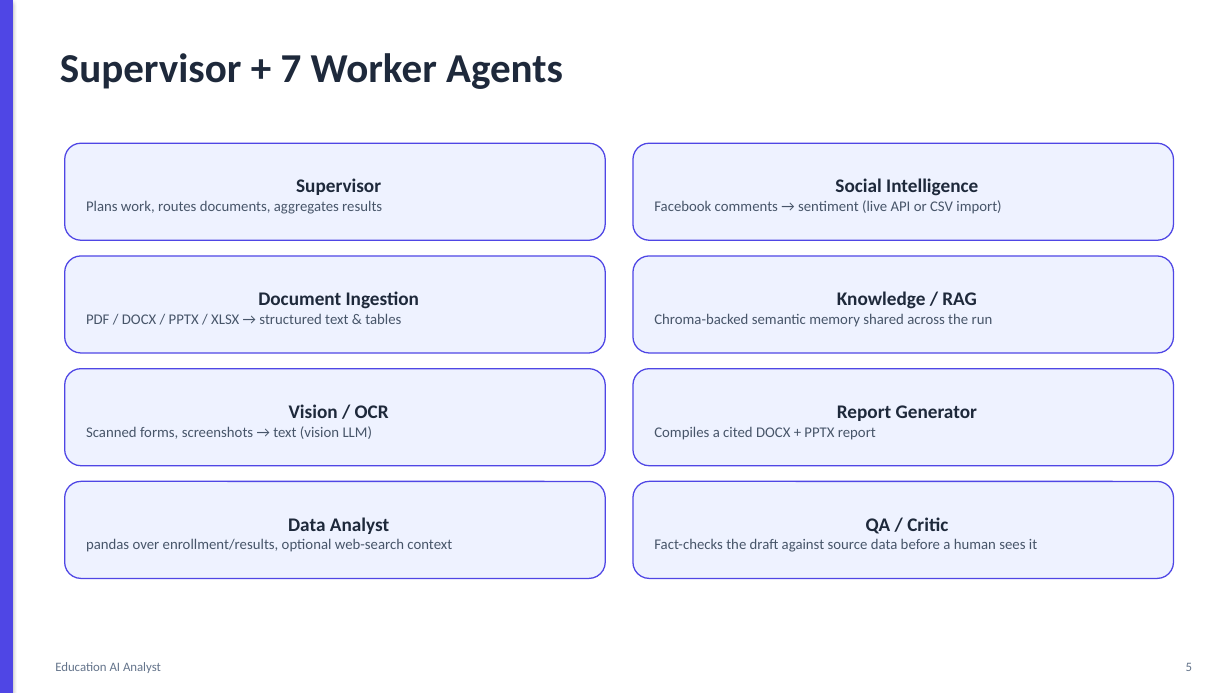
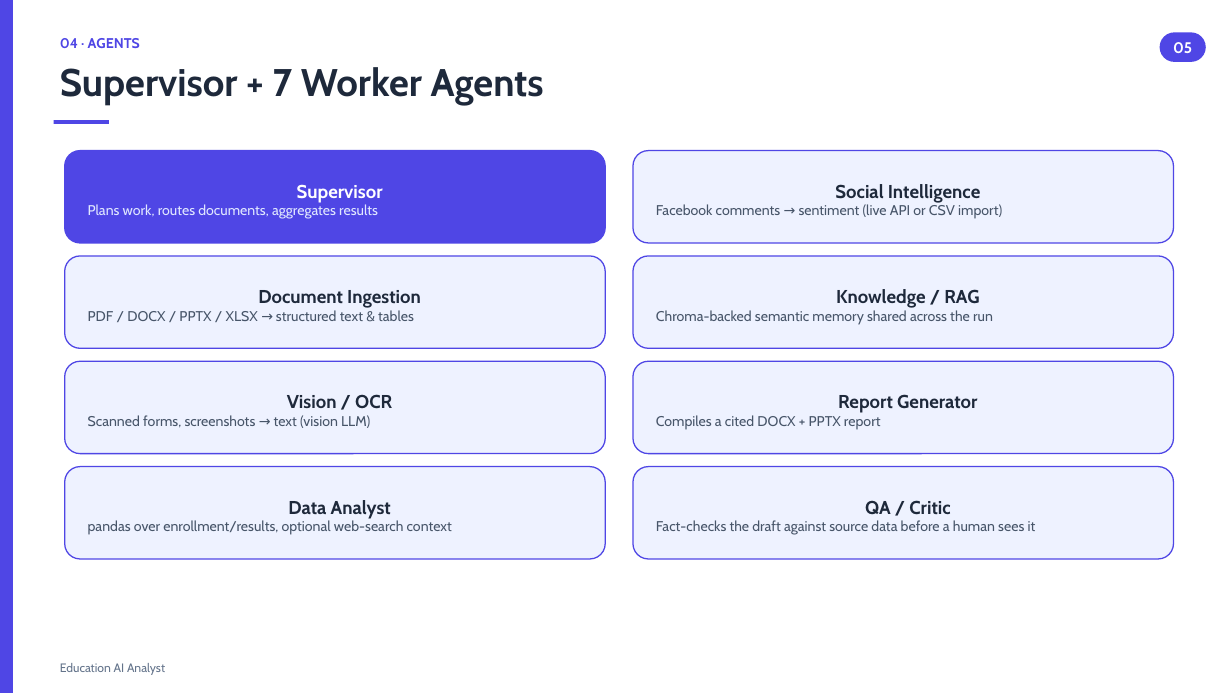
Before and after one commit to sumaiyaSultanaTarin/Education-AI-Analyst, a slide deck: slide 5 of docs/presentation-slides.pptx. Drawn at 1232x693 pixels with LibreOffice and Linux fonts; fonts in the diff are those of the drawing. Boxes give left, top, right and bottom in pixels: in the first picture for what was removed or moved away, otherwise in the second. Text is boxed around its words. In the diff, an @@ line names an element or a change of style, - is before the commit and + after.

```diff
--- a/docs/presentation-slides.pptx
+++ b/docs/presentation-slides.pptx
@@ rectangle at bbox=[0, 0, 13, 693]: shadow off @@
@@ text "Supervisor + 7 Worker Agents": place and size @@
-text "Supervisor + 7 Worker Agents" at bbox=[60, 53, 563, 89]
+text "Supervisor + 7 Worker Agents" at bbox=[60, 67, 544, 105]
@@ text "Supervisor + 7 Worker Agents" at bbox=[60, 67, 544, 105]: size 32 to 30 pt, font Calibri to Cabin @@
@@ text added at bbox=[60, 38, 140, 48], 11 pt, text #4F46E5, bold @@
+04 · AGENTS
@@ rounded rectangle added at bbox=[1160, 32, 1206, 62], fill #4F46E5, 12 pt, text #FFFFFF, bold @@
+05
@@ rectangle added at bbox=[54, 120, 109, 124], fill #4F46E5 @@
@@ rounded rectangle "Supervisor": place and size @@
-rounded rectangle "Supervisor" at bbox=[65, 143, 605, 240]
+rounded rectangle "Supervisor" at bbox=[65, 151, 605, 243]
@@ rounded rectangle "Supervisor" at bbox=[65, 151, 605, 243]: size 15 to 14.5 pt, text colour #1E293B to #FFFFFF in "Supervisor"; font Calibri to Cabin; size 11.5 to 11 pt, text colour #475569 to #E0E7FF in "Plans work, routes documents, aggregates results"; fill #EEF2FF to #4F46E5 @@
@@ rounded rectangle "Social Intelligence": place and size @@
-rounded rectangle "Social Intelligence" at bbox=[633, 143, 1174, 240]
+rounded rectangle "Social Intelligence" at bbox=[633, 151, 1174, 243]
@@ rounded rectangle "Social Intelligence" at bbox=[633, 151, 1174, 243]: size 15 to 14.5 pt in "Social Intelligence"; font Calibri to Cabin; size 11.5 to 11 pt in "Facebook comments → sentiment (live API or ..." @@
@@ rounded rectangle "Document Ingestion": place and size @@
-rounded rectangle "Document Ingestion" at bbox=[65, 256, 605, 353]
+rounded rectangle "Document Ingestion" at bbox=[65, 256, 605, 348]
@@ rounded rectangle "Document Ingestion" at bbox=[65, 256, 605, 348]: size 15 to 14.5 pt in "Document Ingestion"; font Calibri to Cabin; size 11.5 to 11 pt in "PDF / DOCX / PPTX / XLSX ..." @@
@@ rounded rectangle "Knowledge / RAG": place and size @@
-rounded rectangle "Knowledge / RAG" at bbox=[633, 256, 1174, 353]
+rounded rectangle "Knowledge / RAG" at bbox=[633, 256, 1174, 348]
@@ rounded rectangle "Knowledge / RAG" at bbox=[633, 256, 1174, 348]: size 15 to 14.5 pt in "Knowledge / RAG"; font Calibri to Cabin; size 11.5 to 11 pt in "Chroma-backed semantic memory shared across the run" @@
@@ rounded rectangle "Vision / OCR": place and size @@
-rounded rectangle "Vision / OCR" at bbox=[65, 369, 605, 466]
+rounded rectangle "Vision / OCR" at bbox=[65, 361, 605, 454]
@@ rounded rectangle "Vision / OCR" at bbox=[65, 361, 605, 454]: size 15 to 14.5 pt in "Vision / OCR"; font Calibri to Cabin; size 11.5 to 11 pt in "Scanned forms, screenshots → text (vision LLM)" @@
@@ rounded rectangle "Report Generator": place and size @@
-rounded rectangle "Report Generator" at bbox=[633, 369, 1174, 466]
+rounded rectangle "Report Generator" at bbox=[633, 361, 1174, 454]
@@ rounded rectangle "Report Generator" at bbox=[633, 361, 1174, 454]: size 15 to 14.5 pt in "Report Generator"; font Calibri to Cabin; size 11.5 to 11 pt in "Compiles a cited DOCX + PPTX report" @@
@@ rounded rectangle "Data Analyst": place and size @@
-rounded rectangle "Data Analyst" at bbox=[65, 482, 605, 579]
+rounded rectangle "Data Analyst" at bbox=[65, 467, 605, 559]
@@ rounded rectangle "Data Analyst" at bbox=[65, 467, 605, 559]: size 15 to 14.5 pt in "Data Analyst"; font Calibri to Cabin; size 11.5 to 11 pt in "pandas over enrollment/results, optional web-search context" @@
@@ rounded rectangle "QA / Critic": place and size @@
-rounded rectangle "QA / Critic" at bbox=[633, 482, 1174, 579]
+rounded rectangle "QA / Critic" at bbox=[633, 467, 1174, 559]
@@ rounded rectangle "QA / Critic" at bbox=[633, 467, 1174, 559]: size 15 to 14.5 pt in "QA / Critic"; font Calibri to Cabin; size 11.5 to 11 pt in "Fact-checks the draft against source data before ..." @@
@@ text "Education AI Analyst" at bbox=[60, 663, 165, 675]: size 10 to 9.5 pt, font Calibri to Cabin @@
@@ text removed at bbox=[1186, 663, 1192, 671] @@
-5
```
Also in this commit, not shown: 9 other slides changed.
